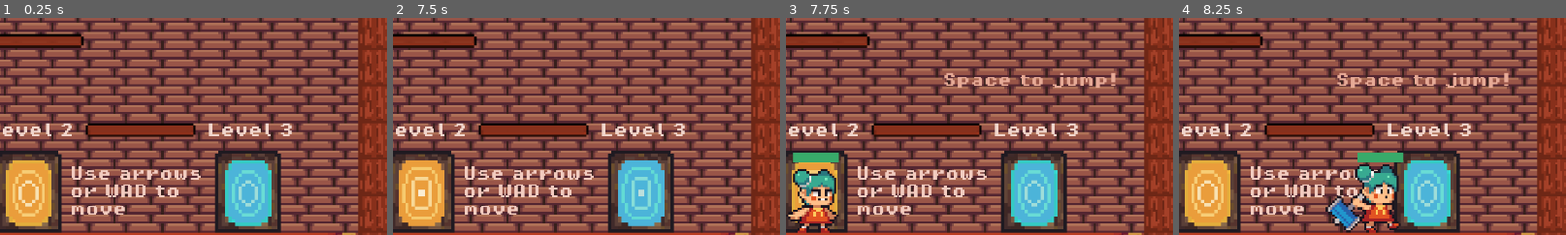
Above: before the commit, frames 1-4 (left to right).
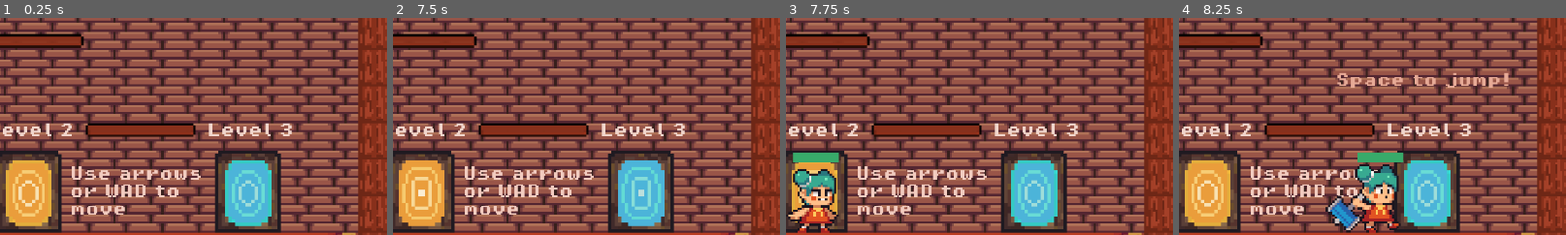
Above: after the commit, the same moments.

Repository: CakeRun/Vaerkstedsuge.github-brug-denne
Game: Godot game, scene res://main_scenes/tutroial_scene/MainTutorialScene.tscn
Same seed, same stepped clock (60 frames per second), same inputs: the game is played once before the commit and once after it.
Inputs:
- Up to frame 1 (0.25 s): no input
- Up to frame 2 (7.5 s): hold D (move_right) 0.53-2.03 s; tap X (attack) every 1.5 s from 0.6 to 6.6 s; tap Space (jump) at 0.77, 1.52, 3.02, 3.77, 4.52, 6.02, 6.77 s; tap E (enter) every 1.5 s from 1.35 to 7.35 s; hold A (move_left) 2.03-2.78 s; hold D (move_right) 2.78-4.28 s; hold A (move_left) 4.28-5.03 s; hold D (move_right) 5.03-5.78 s; hold A (move_left) 5.78-7.28 s; hold D (move_right) from 7.28 s (still down)
- Up to frame 3 (7.75 s): keep holding D (move_right); tap Space (jump) at 7.52 s
- Up to frame 4 (8.25 s): keep holding D (move_right); tap X (attack) at 8.1 s
The pictures show only the part of the screen within x 46-96%, y 35-85%; the shares and areas given below are measured in that part.

Frames 1-2 are identical in both runs. In frame 3, 1.0% of the frame differs, in the area x 40-86%, y 25-33%; in frame 4, nothing differs.

Commit message:
main scene updated

Diff:
--- a/GoDot/main_scenes/tutroial_scene/MainTutorialScene.tscn
+++ b/GoDot/main_scenes/tutroial_scene/MainTutorialScene.tscn
@@ -5852,7 +5852,7 @@
 size = Vector2(38, 35)
 
 [sub_resource type="RectangleShape2D" id="RectangleShape2D_di7ap"]
-size = Vector2(157, 156)
+size = Vector2(210.754, 58.2659)
 
 [sub_resource type="RectangleShape2D" id="RectangleShape2D_6b4sd"]
 size = Vector2(56, 71)
@@ -6072,7 +6072,8 @@
 collision_mask = 8
 
 [node name="CollisionShape2D" type="CollisionShape2D" parent="TextDetectors/jump"]
-position = Vector2(57.5, -83)
+position = Vector2(76.0949, -34.5)
+scale = Vector2(0.691848, 2.14534)
 shape = SubResource("RectangleShape2D_di7ap")
 
 [node name="mission" type="Area2D" parent="TextDetectors"]
